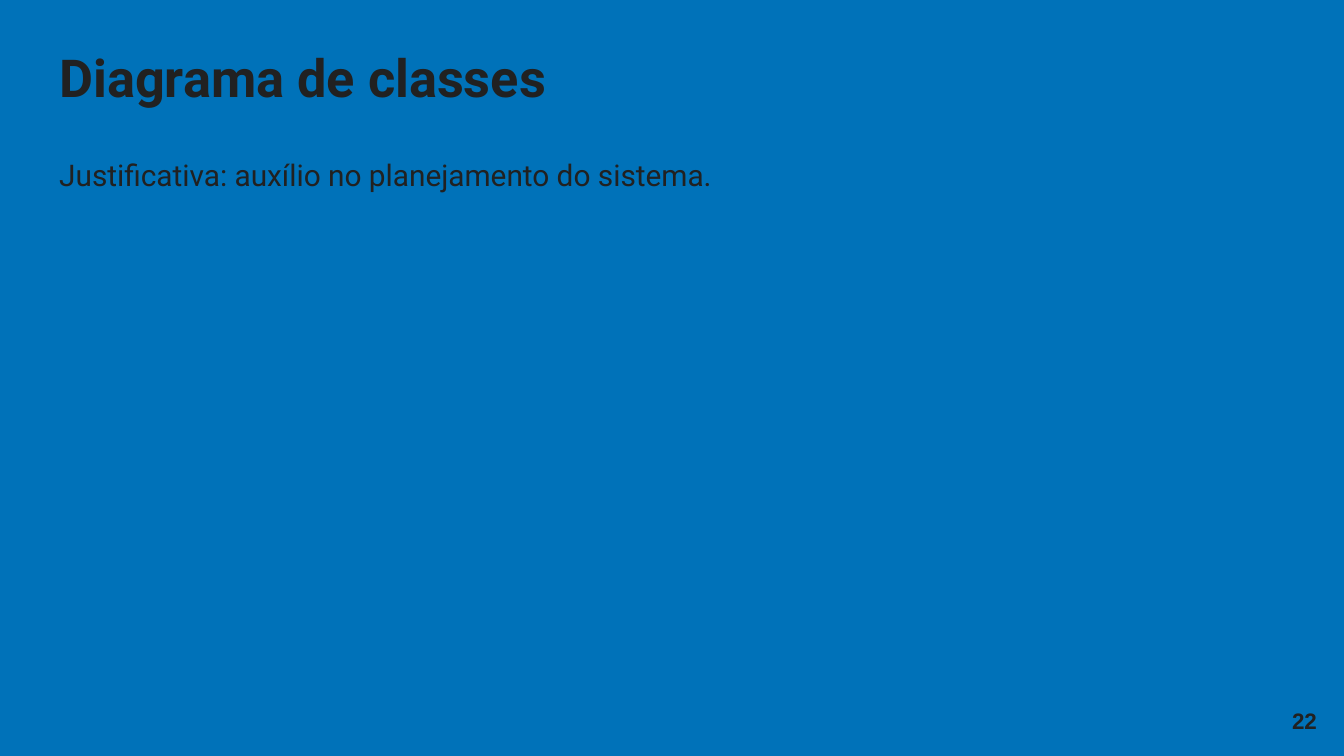
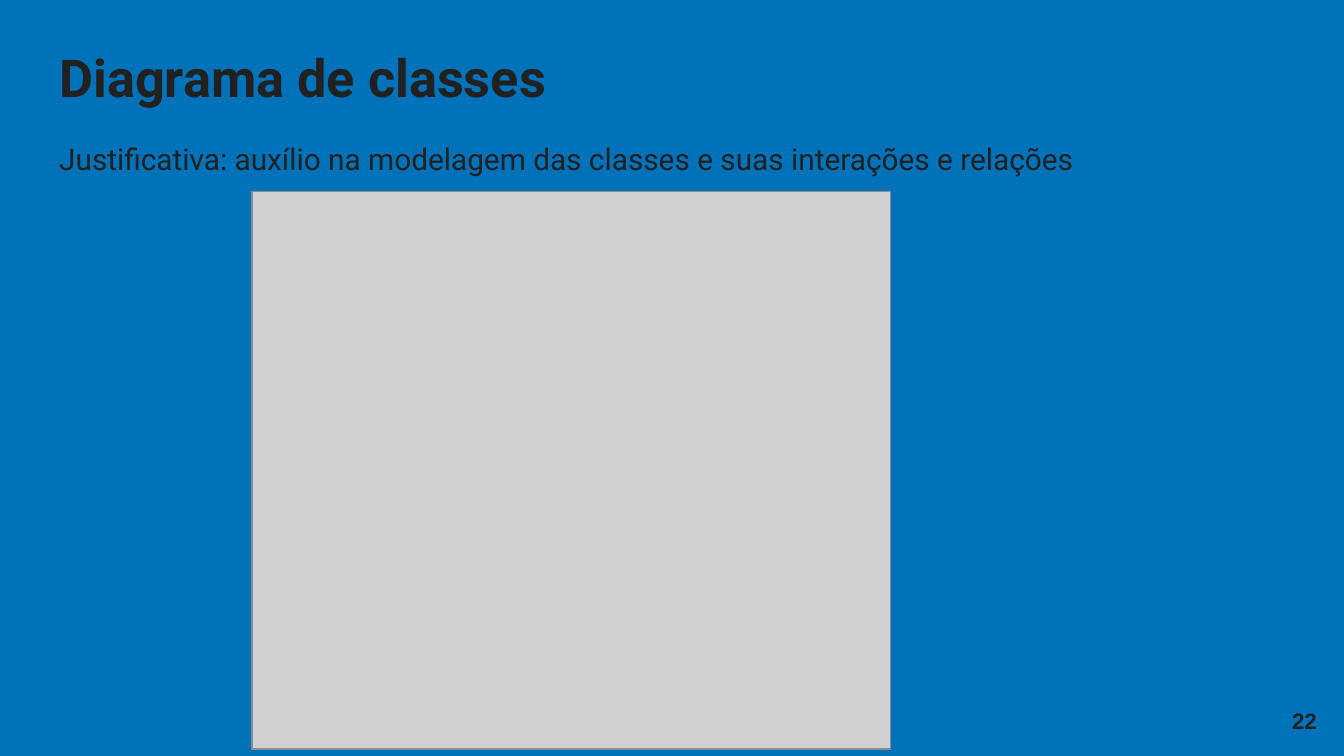
Before and after one commit to gilmarUFG/ds_20242_g2, a slide deck: slide 22 of Apresentacoes/EcoAlerta Domínios.pptx. Drawn at 1344x756 pixels with LibreOffice and Linux fonts; fonts in the diff are those of the drawing; grey boxes stand for pictures; background and template pictures are left out. Boxes give left, top, right and bottom in pixels: in the first picture for what was removed or moved away, otherwise in the second. Text is boxed around its words. In the diff, an @@ line names an element or a change of style, - is before the commit and + after.

```diff
--- a/Apresentacoes/EcoAlerta Domínios.pptx
+++ b/Apresentacoes/EcoAlerta Domínios.pptx
@@ text at (59,147,1073,177): text changed @@
-Justificativa: auxílio no planejamento do sistema.
+Justificativa: auxílio na modelagem das classes e suas interações e relações
@@ picture added at (253,191,891,749) @@
```
Also in this commit, not shown: 1 other slide changed.
